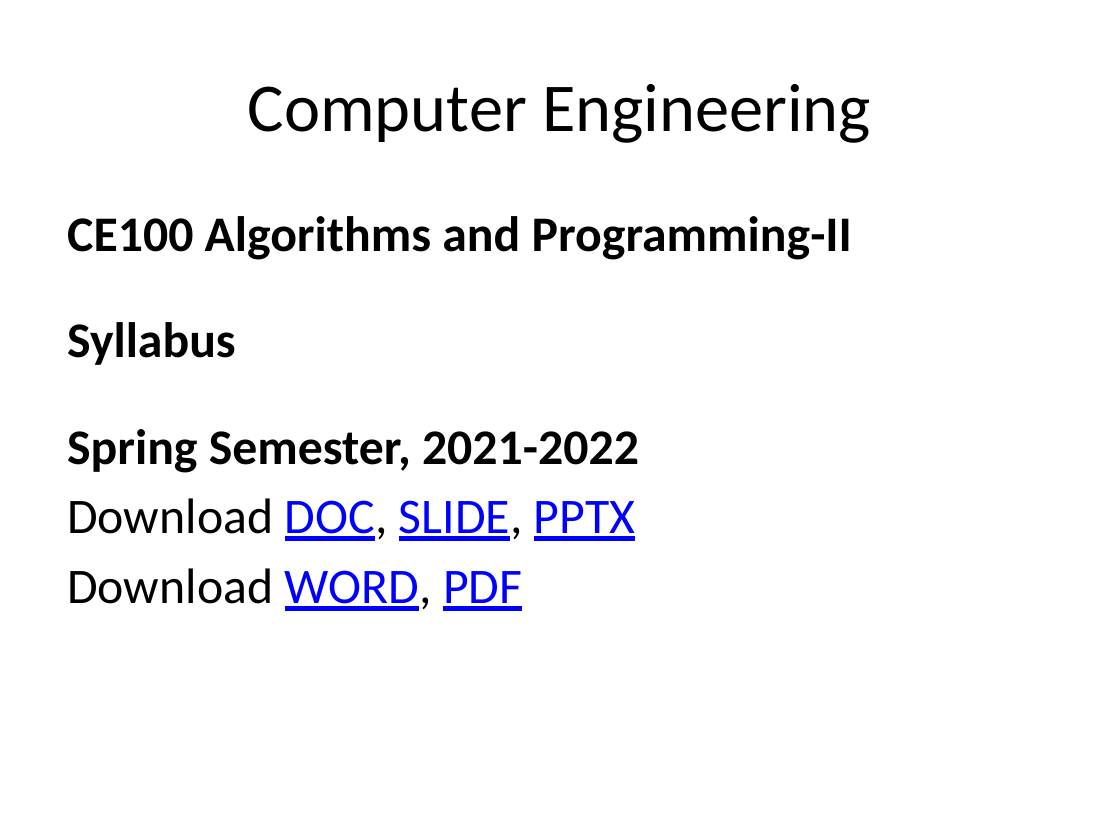
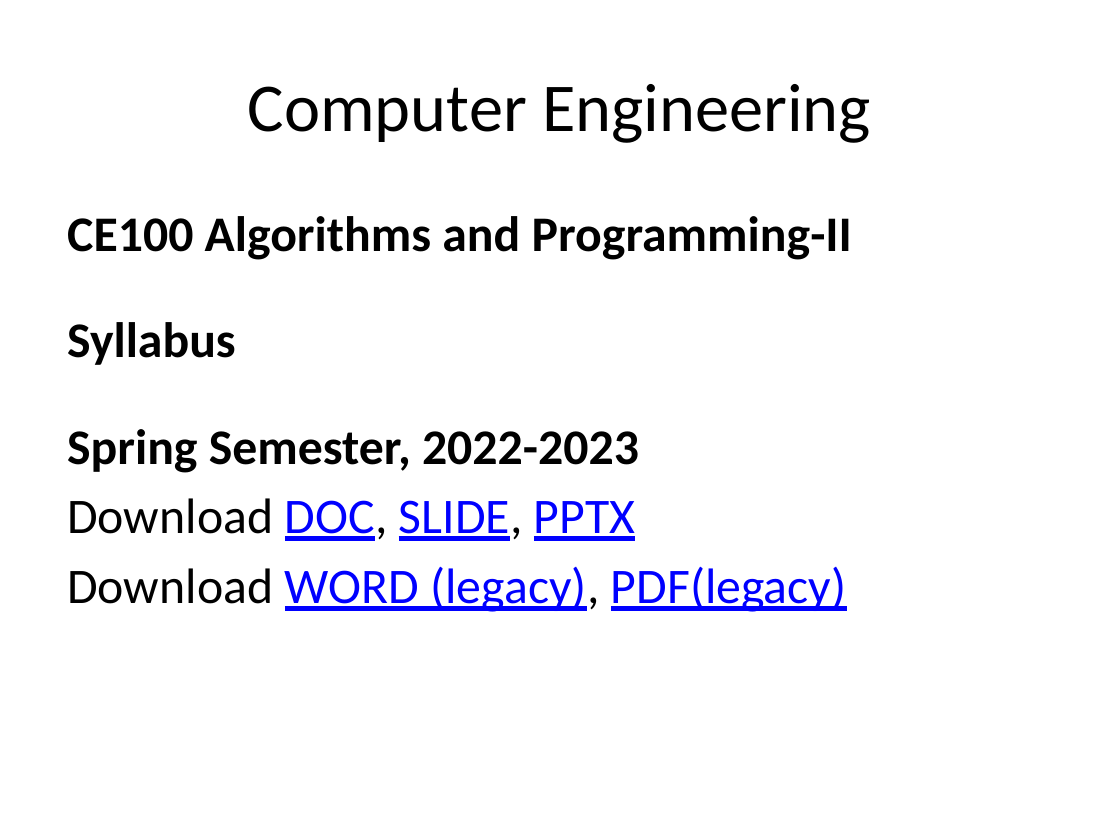
Before and after one commit to ucoruh/ce100-algorithms-and-programming-II, a slide deck: slide 4 of docs/syllabus/syllabus.en.md_word.pptx. Drawn at 1120x840 pixels with LibreOffice and Linux fonts; fonts in the diff are those of the drawing. Boxes give left, top, right and bottom in pixels: in the first picture for what was removed or moved away, otherwise in the second. Text is boxed around its words. In the diff, an @@ line names an element or a change of style, - is before the commit and + after.

Commit message:
Syllabus Updated for 2022 2023 Spring Term, Week Content Updated But Slides Are Not Modified
Week-3 merged with Week-4 and Week-4 selected as homework control week midterm homework 1
Week-6 merged with Week-7 and Week-7 selected as homework control week for midterm homework 2
Week-11 merged with Week-12 and Week-12 selected as homework control week for final homework 1
Week-15 review week selected as homework control week for final homework 2

```diff
--- a/docs/syllabus/syllabus.en.md_word.pptx
+++ b/docs/syllabus/syllabus.en.md_word.pptx
@@ text at [67, 429, 639, 473]: text changed @@
-Spring Semester, 2021-2022
+Spring Semester, 2022-2023
@@ text at [67, 567, 847, 612]: text changed; text colour #000000 to #0000FF @@
-Download WORD, PDF
+Download WORD (legacy), PDF(legacy)
```
Also in this commit, not shown: 11 other slides changed, 1 slide removed, 14 other files.
